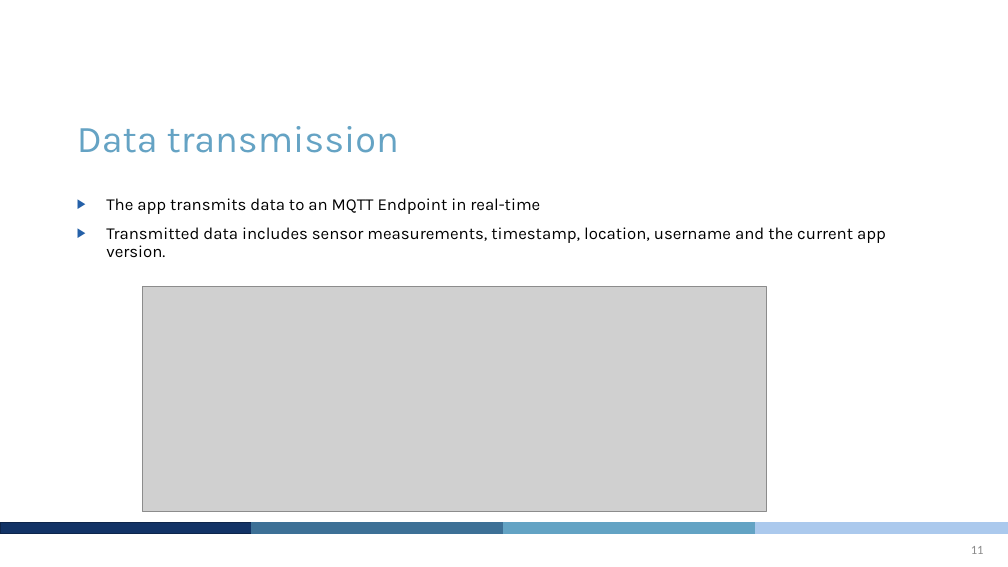
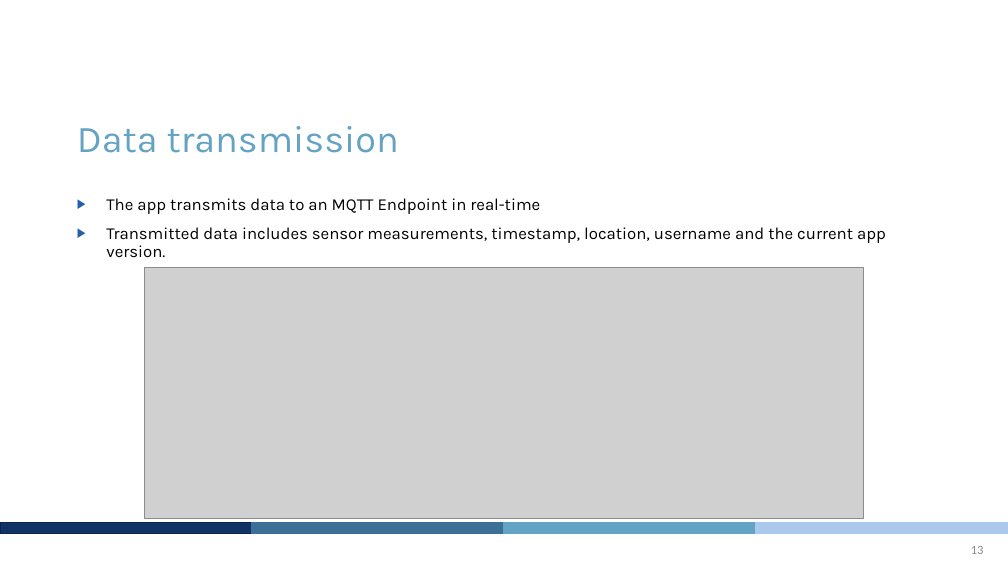
Before and after one commit to DE4L-Project/de4l-sensor-android-app, a slide deck: slide 13 of documentation/quickstart-airbeam2-de4l-app.pptx (slide 11 before the commit). Drawn at 1008x567 pixels with LibreOffice and Linux fonts; fonts in the diff are those of the drawing; grey boxes stand for pictures; background and template pictures are left out. Boxes give left, top, right and bottom in pixels: in the first picture for what was removed or moved away, otherwise in the second. Text is boxed around its words. In the diff, an @@ line names an element or a change of style, - is before the commit and + after.

```diff
--- a/documentation/quickstart-airbeam2-de4l-app.pptx
+++ b/documentation/quickstart-airbeam2-de4l-app.pptx
@@ picture: place and size @@
-picture at box(142, 287, 766, 512)
+picture at box(144, 268, 864, 520)
@@ page number at box(971, 546, 984, 554): text changed @@
-11
+13
```
Also in this commit, not shown: 8 other slides changed, 2 slides added, 30 other files.
